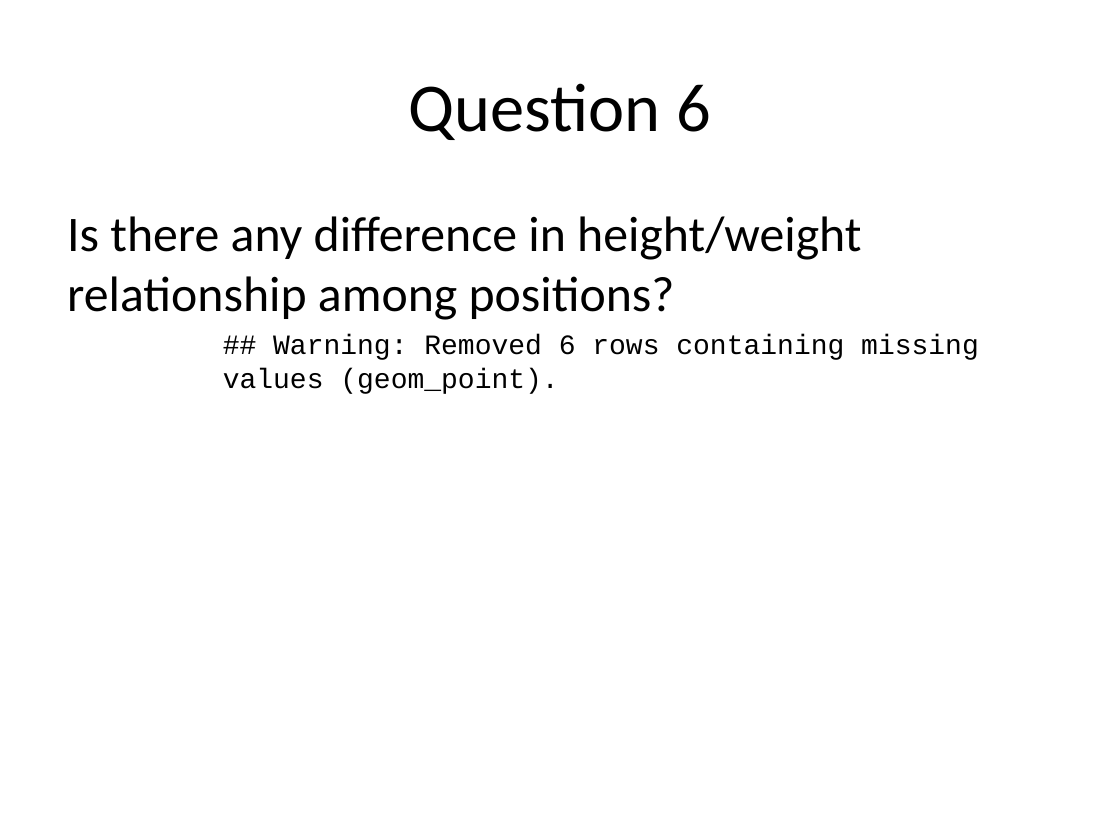
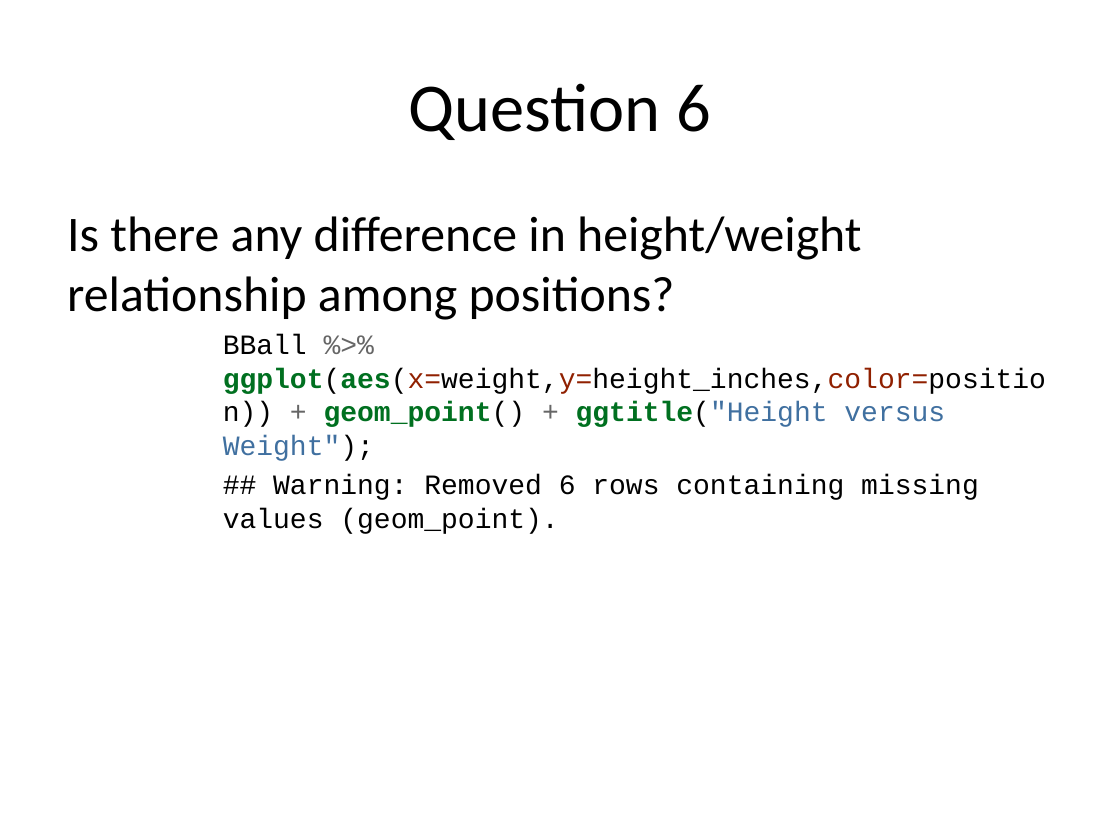
Before and after one commit to rmpalmer/MDS-6306-Doing-Data-Science-Fall-2019, a slide deck: slide 13 of Unit 2/Richard_Palmer_LiveSession_2.pptx (slide 11 before the commit). Drawn at 1120x840 pixels with LibreOffice and Linux fonts; fonts in the diff are those of the drawing. Boxes give left, top, right and bottom in pixels: in the first picture for what was removed or moved away, otherwise in the second. Text is boxed around its words. In the diff, an @@ line names an element or a change of style, - is before the commit and + after.

```diff
--- a/Unit 2/Richard_Palmer_LiveSession_2.pptx
+++ b/Unit 2/Richard_Palmer_LiveSession_2.pptx
@@ text at [223,334,1046,461]: paragraph added @@
+BBall %>% ggplot(aes(x=weight,y=height_inches,color=position)) + geom_point() + ggtitle("Height versus Weight");
```
Also in this commit, not shown: 5 other slides changed, 2 slides added, 1 other file.
